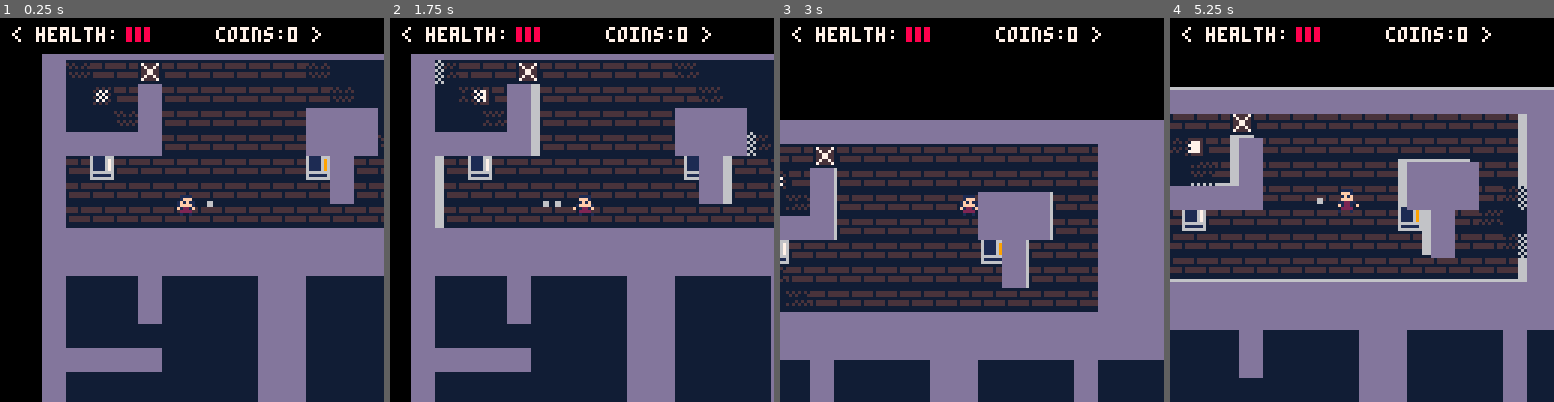
Above: before the commit, frames 1-4 (left to right).
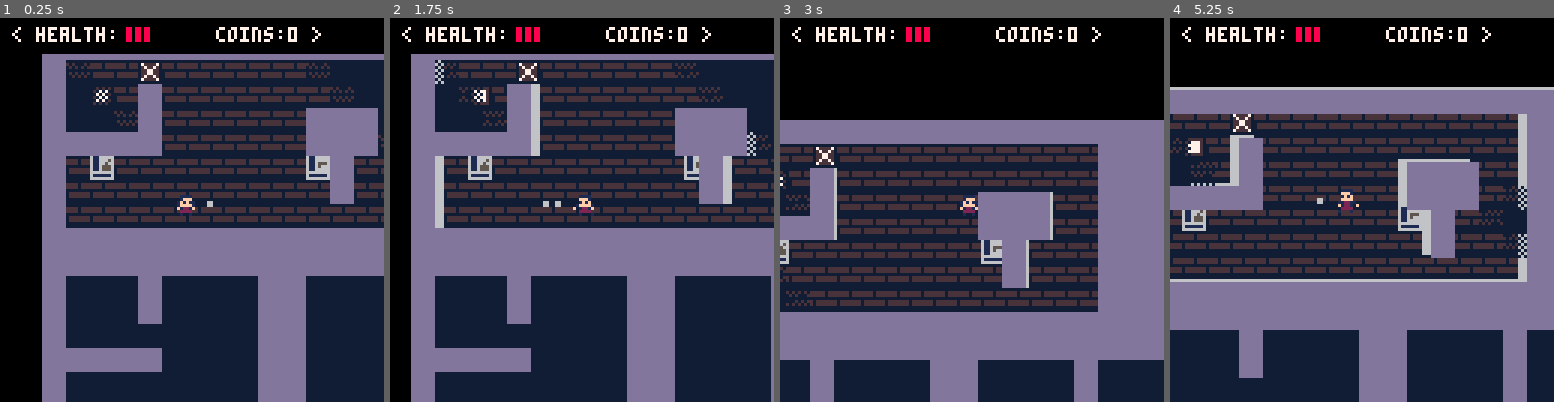
Above: after the commit, the same moments.

Repository: TripleADC/ZombiePico8
Game: PICO-8 cartridge zom8.p8
Same seed, same stepped clock (60 frames per second), same inputs: the game is played once before the commit and once after it.
Inputs:
- Up to frame 1 (0.25 s): no input
- Up to frame 2 (1.75 s): tap X (X key) at 0.33, 1.07 s; tap O (Z key) at 0.7, 1.7 s; hold Right from 1.6 s (still down)
- Up to frame 3 (3 s): tap X (X key) at 1.85, 2.97 s; release Right at 2.1 s; tap O (Z key) at 2.1, 2.5, 2.9 s; hold Up 2.15-2.42 s; hold Right from 2.47 s (still down)
- Up to frame 4 (5.25 s): release Right at 3.03 s; hold Left 3.08-3.58 s; tap O (Z key) every 0.4 s from 3.3 to 4.9 s; hold Down 3.63-3.97 s; hold Right 4.02-4.68 s; tap X (X key) at 4.08, 5.2 s; hold Up 4.73-5.03 s; hold Left from 5.08 s (still down)

The runs differ from the first frame. In frame 1, 0.2% of the frame differs, in the area x 25-86%, y 35-40%; in frame 2, 0.2%; in frame 3, 0.1%; in frame 4, 0.2%.

Commit message:
Added bomb weapon
Also accompanying explosion particles

Diff:
--- a/zom8.p8
+++ b/zom8.p8
@@ -42,6 +42,9 @@
     --projectile init
     proj={}
 
+    --bombs init
+    bombs={}
+
     -- particles init
     particles={}
 
@@ -83,6 +86,10 @@
     -- projectile
     for projectile in all(proj) do
         projectile:draw()
+    end
+
+    for bomb in all(bombs) do
+        bomb:draw()
     end
 
     -- particles
@@ -134,6 +141,10 @@
     -- projectiles
     for projectile in all(proj) do
         projectile:update()
+    end
+
+    for bomb in all(bombs) do
+        bomb:update(p)
     end
 
     -- spawners
@@ -171,16 +182,17 @@
 
         health=3,
 
-        invincible=false,
         shielded=false,
-        invincible_frames=30,
+        invincible_frames=0,
 
         sp=17,
         sp_frames=0,
         sp_flip=false,
         facing=1,
 
-        shotgun_frames=0,
+        -- 0 = pistol, 1 = shotgun, 2 = bomb, 3 = laser
+        weapon=0,
+        reload_frames=0,
 
         coins=0,
 
@@ -229,11 +241,12 @@
                     if(vend.perk == 1) then
                         self.health += 1
                     elseif(vend.perk == 2) then
-                        self.shotgun_frames = 300
+                        self.weapon = 1
                     elseif(vend.perk == 3) then
                         self.invincible_frames = 300
-                        self.invincible = true
                         self.shielded = true
+                    elseif(vend.perk == 4) then
+                        self.weapon = 2
                     end
                     self.coins -= vend.cost
                 else
@@ -242,28 +255,36 @@
                 end
             elseif btnp(🅾️) then
                 if self.facing == 1 then -- right
-                    make_projectile(self, 1, 0)
-                    if(self.shotgun_frames > 0) then
-                        make_projectile(self, 1, 0.3)
-                        make_projectile(self, 1, -0.3)
+                    if(self.weapon == 0) then
+                        make_projectile(self, 1, 0)
+                    elseif(self.weapon == 1 and self.reload_frames == 0) then
+                        make_shotgun_proj(self, 1, 0, 0, 0.3)
+                    elseif(self.weapon == 2 and self.reload_frames == 0) then
+                        make_bomb(self, 0.5, 0)
                     end
                 elseif self.facing == 2 then -- down
-                    make_projectile(self, 0, 1)
-                    if(self.shotgun_frames > 0) then
-                        make_projectile(self, -0.3, 1)
-                        make_projectile(self, 0.3, 1)
+                    if(self.weapon == 0) then
+                        make_projectile(self, 0, 1)
+                    elseif(self.weapon == 1 and self.reload_frames == 0) then
+                        make_shotgun_proj(self, 0, 1, 0.3, 0)
+                    elseif(self.weapon == 2 and self.reload_frames == 0) then
+                        make_bomb(self, 0, 0.5)
                     end
                 elseif self.facing == 3 then -- left
-                    make_projectile(self, -1, 0)
-                    if(self.shotgun_frames > 0) then
-                        make_projectile(self, -1, 0.3)
-                        make_projectile(self, -1, -0.3)
+                    if(self.weapon == 0) then
+                        make_projectile(self, -1, 0)
+                    elseif(self.weapon == 1 and self.reload_frames == 0) then
+                        make_shotgun_proj(self, -1, 0, 0, 0.3)
+                    elseif(self.weapon == 2 and self.reload_frames == 0) then
+                        make_bomb(self, -0.5, 0)
                     end
                 else -- up
-                    make_projectile(self, 0, -1)
-                     if(self.shotgun_frames > 0) then
-                       make_projectile(self, 0.3, -1)
-                       make_projectile(self, -0.3, -1)
+                    if(self.weapon == 0) then
+                        make_projectile(self, 0, -1)
+                    elseif(self.weapon == 1 and self.reload_frames == 0) then
+                       make_shotgun_proj(self, 0, -1, 0.3, 0)
+                    elseif(self.weapon == 2 and self.reload_frames == 0) then
+                        make_bomb(self, 0, -0.5)
                     end
                 end
             end
@@ -293,9 +314,9 @@
                 self.sp += 1
             end
 
-            if self.invincible and not self.shielded then
+            if self.invincible_frames > 0 and not self.shielded then
                 self.sp = 25
-            elseif self.invincible and self.shielded then
+            elseif self.invincible_frames > 0 and self.shielded then
                 print('<', self.x*8-8,self.y*8-2,7)
                 print('<', self.x*8-7,self.y*8-2,7)
                 print('>', self.x*8+4,self.y*8-2,7)
@@ -310,18 +331,16 @@
 
         update=function(self)
             -- invincibility
-            if self.invincible then
+            if self.invincible_frames > 0 then
                 self.invincible_frames -= 1
-
-                if self.invincible_frames <= 0 then
-                    self.invincible = false
-                    self.shielded = false
-                    self.invincible_frames = 30
-                end
-            end
-
-            if self.shotgun_frames > 0 then
-                self.shotgun_frames -= 1
+            end
+
+            if(self.invincible_frames == 0) then
+                self.shielded = false
+            end
+
+            if self.reload_frames > 0 then
+                self.reload_frames -= 1
             end
 
             -- wall collide
@@ -345,7 +364,7 @@
 
         lose_health=function(self)
             self.health-=1
-            self.invincible=true
+            self.invincible_frames=30
         end,
 
         ui=function(self)
@@ -457,9 +476,10 @@
             draw_health(self, -2, 0, -6, -7)
 		end,
 
-        lose_health=function(self, pl)
-            self.health-=1
+        lose_health=function(self, pl, amt)
+            self.health-=amt
             self.hit=true
+            make_particles(self.x, self.y, 8)
 
             if self.health == 0 then
                 pl.coins+=200
@@ -489,8 +509,8 @@
             if(shakestart) then
                 self.dirx = rnd()
                 self.diry = rnd()
-                self.shakex=5+rnd(10)
-                self.shakey=5+rnd(10)
+                self.shakex=6+rnd(9)
+                self.shakey=6+rnd(9)
 
                 if(self.dirx < 0.5) self.shakex *= -1
                 if(self.diry < 0.5) self.shakey *= -1
@@ -556,12 +576,12 @@
 
             self.boxed_wall = spr_under == 7
             self.boxed_barrier = spr_under == 8
-            self.boxed_vending = spr_under >= 50 and spr_under <= 52
+            self.boxed_vending = spr_under >= 50 and spr_under <= 53
          end,
 
-         draw_box_wall=function(self, w, p)
+         draw_box_wall=function(self, p)
             if(self.boxed_wall) then
-                wall = in_set(w, flr(self.x), flr(self.y))
+                wall = in_set(walls, flr(self.x), flr(self.y))
                 rect(wall.x1 * 8, wall.y1 * 8, wall.x2 * 8 - 1, wall.y2 * 8 - 1, 7)
                 if(not coinmsg) then
                     set_msg('< build wall? >', -30)
@@ -569,9 +589,9 @@
             end
          end,
 
-         draw_box_vending=function(self, v, p)
+         draw_box_vending=function(self, p)
             if(self.boxed_vending) then
-                vend = in_set(v, flr(self.x), flr(self.y))
+                vend = in_set(vending, flr(self.x), flr(self.y))
                 rect(vend.x1 * 8, vend.y1 * 8, vend.x2 * 8 - 1, vend.y2 * 8 - 1, 7)
                 if(not coinmsg) then
                     set_msg('< '..vend.msg..' -> cost:'..vend.cost..' >', vend.text_offset)
@@ -579,9 +599,9 @@
             end
          end,
 
-         draw_box_barrier=function(self,b,p)
+         draw_box_barrier=function(self,p)
             if(self.boxed_barrier) then
-                bar = in_set(b, flr(self.x), flr(self.y))
+                bar = in_set(barriers, flr(self.x), flr(self.y))
                 rect(bar.x1 * 8, bar.y1 * 8, bar.x2 * 8, bar.y2 * 8,7)
                 if(not coinmsg) then
                     set_msg('< break barrier? -> cost:'..cost..' >', -58)
@@ -618,11 +638,7 @@
 function make_particles(mainx, mainy, colour)
     local numparticles = flr(rnd(6)) + 1
     for i=0, numparticles do
-        local dx = rnd(0.4) + 0.05
-        local dxdir = rnd()
-        if(dxdir < 0.5) then
-            dx*=-1
-        end
+        local dx = -0.4 + rnd(0.8)
         add(particles, make_particle(mainx, mainy, dx, -rnd(1)+0.1,colour))
     end
 end
@@ -649,10 +665,67 @@
                     if(self.y*8 >= self.inity*8 + 8) then
                         del(particles, self)
                     end
-
                 end
                 }
     return particle
+end
+
+function make_explosions(mainx, mainy, colour)
+    local numparticles = flr(rnd(6)) + 1
+    for i=0, numparticles do
+        add(particles, make_explosion(mainx + (-0.75 + rnd(1.5)), mainy + (-0.75 + rnd(1.5)), rnd(15), colour))
+        add(particles, make_smoke(mainx + (-0.75 + rnd(1.5)), mainy + (-0.75 + rnd(1.5)), rnd(11)))
+    end
+end
+
+function make_explosion(mainx, mainy, r, col)
+    ex_particle = {x = mainx,
+                y = mainy,
+                colour = col,
+                rad = r,
+                radx = 0.5,
+
+                draw=function(self)
+                    circfill(self.x*8, self.y*8, self.rad, self.colour)
+                end,
+
+                update=function(self)
+                    if(self.rad > 0) then
+                        self.rad -= self.radx
+                    else
+                        del(particles, self)
+                    end
+                end
+                }
+
+    return ex_particle
+end
+
+function make_smoke(mainx, mainy, r)
+    smoke = {x = mainx,
+            y = mainy,
+            dx = 0.25,
+            dy = 0.25,
+            rad = r,
+            radx = 0.5,
+
+            draw=function(self)
+                circfill(self.x*8, self.y*8, self.rad, 7)
+            end,
+
+            update=function(self)
+                self.x += self.dx
+                self.y -= self.dy
+
+                if(self.rad > 0) then
+                    self.rad -= self.radx
+                else
+                    del(particles, self)
+                end
+            end
+            }
+
+    return smoke
 end
 
 function make_projectile(p, pdx, pdy)
@@ -690,6 +763,65 @@
     )
 end
 
+function make_shotgun_proj(p, mainx, mainy, offsetx, offsety)
+    make_projectile(p, mainx, mainy)
+    make_projectile(p, mainx+offsetx, mainy+offsety)
+    make_projectile(p, mainx-offsetx, mainy-offsety)
+    p.reload_frames = 30
+end
+
+function make_bomb(p, pdx, pdy)
+    add(bombs, {sp=64,
+                x=p.x,
+                y=p.y,
+                w=0.25,
+                h=0.25,
+                dx=pdx,
+                dy=pdy,
+                timer = 45,
+
+                draw=function(self)
+                    rect(self.x*8 - 16, self.y*8 - 16, self.x*8 + 16, self.y*8 + 16, 7)
+                    spr(self.sp,(self.x*8)-4,(self.y*8)-4)
+                end,
+
+                update=function(self, pl)
+                    if not solid_area(self.x+self.dx,self.y,self.w,self.h) then
+                        self.x+=self.dx
+                    else
+                        self.dx*=-0.5
+                        self.x+=self.dx
+                    end
+
+                    if not solid_area(self.x,self.y+self.dy,self.w,self.h) then
+                        self.y+=self.dy
+                    else
+                        self.dy*=-0.5
+                        self.y+=self.dy
+                    end
+
+                    self.dx *= (frict - 0.075)
+                    self.dy *= (frict - 0.075)
+
+                    self.timer -= 1
+                    if(self.timer == 0) then
+                        make_explosions(self.x, self.y, 9)
+                        make_explosions(self.x, self.y, 1)
+                        del(bombs, self)
+
+                        for zombie in all(zombies) do
+                            if(self.x - 2 <= zombie.x and zombie.x <= self.x + 2) and
+                                (self.y - 2 <= zombie.y and zombie.y <= self.y + 2) then
+                                zombie:lose_health(pl, 2)
+                                shakestart=true
+                            end
+                        end
+                    end
+                end
+    })
+    p.reload_frames = 30
+end
+
 function make(spr)
     arr={}
     for j=0, map_height do
@@ -797,9 +929,11 @@
             if(mget(j,i) == 50) then
                 add(arr, get_vending(j,i,1,500,'+1 health?',-50))
             elseif(mget(j, i) == 51) then
-                add(arr, get_vending(j,i,2,1000,'temp shotgun?',-57))
+                add(arr, get_vending(j,i,2,1000,'buy shotgun?',-57))
             elseif(mget(j, i) == 52) then
                 add(arr, get_vending(j,i,3,1000,'invul shield?',-59))
+            elseif(mget(j, i) == 53) then
+                add(arr, get_vending(j,i,4,1000,'buy bombs?', -50))
             end
         end
     end
@@ -985,7 +1119,7 @@
 -->8
 -- enemy collisions
 function enemy_collide(p, z)
-    if not p.invincible and detect_collide(p, z, 0.5) then
+    if p.invincible_frames == 0 and detect_collide(p, z, 0.5) then
         p:lose_health()
 
         -- both going same direction, repel one
@@ -1009,9 +1143,8 @@
 
 function projectile_collide(z, pr, pl)
     if detect_collide(pr, z, 0.5) then
-        z:lose_health(pl)
+        z:lose_health(pl, 1)
         del(proj, pr)
-        make_particles(z.x, z.y, 8)
     end
 end
 
@@ -1084,21 +1217,21 @@
 0000000000b1110b001111000011110b001111000088880800000000000000000000000000000000000000000000000000000000000000000000000000000000
 00000000001133000011330000113300001133000088880000000000000000000000000000000000000000000000000000000000000000000000000000000000
 00000000003000100300010000300010030001000080008000000000000000000000000000000000000000000000000000000000000000000000000000000000
-00000000000000006111166661111666611116660000000000000000000000000000000000000000000000000000000000000000000000000000000000000000
-00000000000000006111168661111696611116760000000000000000000000000000000000000000000000000000000000000000000000000000000000000000
-00000000000000006111168661111696611116760000000000000000000000000000000000000000000000000000000000000000000000000000000000000000
-00000000000660006111168661111696611116760000000000000000000000000000000000000000000000000000000000000000000000000000000000000000
-00000000000660006111168661111696611116760000000000000000000000000000000000000000000000000000000000000000000000000000000000000000
-00000000000000006666666666666666666666660000000000000000000000000000000000000000000000000000000000000000000000000000000000000000
-00000000000000006111111661111116611111160000000000000000000000000000000000000000000000000000000000000000000000000000000000000000
-00000000000000006666666666666666666666660000000000000000000000000000000000000000000000000000000000000000000000000000000000000000
-00000000000000000000000000000000000000000000000000000000000000000000000000000000000000000000000000000000000000000000000000000000
-00000000000000000000000000000000000000000000000000000000000000000000000000000000000000000000000000000000000000000000000000000000
-00000000000000000000000000000000000000000000000000000000000000000000000000000000000000000000000000000000000000000000000000000000
-00000000000000000000000000000000000000000000000000000000000000000000000000000000000000000000000000000000000000000000000000000000
-00000000000000000000000000000000000000000000000000000000000000000000000000000000000000000000000000000000000000000000000000000000
-00000000000000000000000000000000000000000000000000000000000000000000000000000000000000000000000000000000000000000000000000000000
-00000000000000000000000000000000000000000000000000000000000000000000000000000000000000000000000000000000000000000000000000000000
+00000000000000006116666661166666611666666116666600000000000000000000000000000000000000000000000000000000000000000000000000000000
+00000000000000006116868661166666611677766116665600000000000000000000000000000000000000000000000000000000000000000000000000000000
+00000000000000006116888661165556611677766116656600000000000000000000000000000000000000000000000000000000000000000000000000000000
+00000000000660006116686661165666611677766116555600000000000000000000000000000000000000000000000000000000000000000000000000000000
+00000000000660006116666661166666611667666116555600000000000000000000000000000000000000000000000000000000000000000000000000000000
+00000000000000006666666666666666666666666666666600000000000000000000000000000000000000000000000000000000000000000000000000000000
+00000000000000006111111661111116611111166111111600000000000000000000000000000000000000000000000000000000000000000000000000000000
+00000000000000006666666666666666666666666666666600000000000000000000000000000000000000000000000000000000000000000000000000000000
+00000000000000000000000000000000000000000000000000000000000000000000000000000000000000000000000000000000000000000000000000000000
+00000900000000000000000000000000000000000000000000000000000000000000000000000000000000000000000000000000000000000000000000000000
+00006000000000000000000000000000000000000000000000000000000000000000000000000000000000000000000000000000000000000000000000000000
+00776700000000000000000000000000000000000000000000000000000000000000000000000000000000000000000000000000000000000000000000000000
+00666600000000000000000000000000000000000000000000000000000000000000000000000000000000000000000000000000000000000000000000000000
+00666600000000000000000000000000000000000000000000000000000000000000000000000000000000000000000000000000000000000000000000000000
+00666600000000000000000000000000000000000000000000000000000000000000000000000000000000000000000000000000000000000000000000000000
 00000000000000000000000000000000000000000000000000000000000000000000000000000000000000000000000000000000000000000000000000000000
 00000000000000000000000000000000000000000000000000000000000000000000000000000000000000000000000000000000000000000000000000000000
 00000000000000000000000000000000000000000000000000000000000000000000000000000000000000000000000000000000000000000000000000000000
@@ -1126,7 +1259,7 @@
 00000000000000000000000000000000000000000000000000000000000000000000000000000000000000000000000000000000000000000000000000000000
 20202020202020202020202020202020202020202020202020202020202020200000000000000000000000000000000000000000000000000000000000000000
 __gff__
-0000010001000000010000000000000000000000000000000000000000000000000000000000000000000000000000000000030303000000000000000000000000000000000000000000000000000000000000000000000000000000000000000000000000000000000000000000000000000000000000000000000000000000
+0000010001000000010000000000000000000000000000000000000000000000000000000000000000000000000000000000030303030000000000000000000000000000000000000000000000000000000000000000000000000000000000000000000000000000000000000000000000000000000000000000000000000000
 0000000000000000000000000000000000000000000000000000000000000000000000000000000000000000000000000000000000000000000000000000000000000000000000000000000000000000000000000000000000000000000000000000000000000000000000000000000000000000000000000000000000000000
 __map__
 0202020202020202020202020202020202020202020202020202020202020202000000000000000000000000000000000000000000000000000000000000000000000000000000000000000000000000000000000000000000000000000000000000000000000000000000000000000000000000000000000000000000000000
@@ -1134,7 +1267,7 @@
 0205060502050505050505050505050508080805050505050505050505050502000000000000000000000000000000000000000000000000000000000000000000000000000000000000000000000000000000000000000000000000000000000000000000000000000000000000000000000000000000000000000000000000
 0205050502050505050505020202050502020205050505050505050505050502000000000000000000000000000000000000000000000000000000000000000000000000000000000000000000000000000000000000000000000000000000000000000000000000000000000000000000000000000000000000000000000000
 0202020202050505050505020202050502020205050505050505050505050502000000000000000000000000000000000000000000000000000000000000000000000000000000000000000000000000000000000000000000000000000000000000000000000000000000000000000000000000000000000000000000000000
-0205340505050505050505330205050502020205050505050505050505050502000000000000000000000000000000000000000000000000000000000000000000000000000000000000000000000000000000000000000000000000000000000000000000000000000000000000000000000000000000000000000000000000
+0205350505050505050505330205050502020205050505050505050505050502000000000000000000000000000000000000000000000000000000000000000000000000000000000000000000000000000000000000000000000000000000000000000000000000000000000000000000000000000000000000000000000000
 0205050505050505050505050205050502020205050505050505050505050502000000000000000000000000000000000000000000000000000000000000000000000000000000000000000000000000000000000000000000000000000000000000000000000000000000000000000000000000000000000000000000000000
 0205050505050505050505050505050502020205050505050505050505050502000000000000000000000000000000000000000000000000000000000000000000000000000000000000000000000000000000000000000000000000000000000000000000000000000000000000000000000000000000000000000000000000
 0202020202020202020202020808020202020205050505050505050505050502000000000000000000000000000000000000000000000000000000000000000000000000000000000000000000000000000000000000000000000000000000000000000000000000000000000000000000000000000000000000000000000000
@@ -1152,7 +1285,6 @@
 0205050505050505050505050505050505050505050505050505050505050502000000000000000000000000000000000000000000000000000000000000000000000000000000000000000000000000000000000000000000000000000000000000000000000000000000000000000000000000000000000000000000000000
 0205050505050505050505050505050505050505050505050505050505050502000000000000000000000000000000000000000000000000000000000000000000000000000000000000000000000000000000000000000000000000000000000000000000000000000000000000000000000000000000000000000000000000
 0205050505050505050505050505050505050505050505050505050505050502000000000000000000000000000000000000000000000000000000000000000000000000000000000000000000000000000000000000000000000000000000000000000000000000000000000000000000000000000000000000000000000000
-0205050505050905050505050505050205050505050505050505050505050502000000000000000000000000000000000000000000000000000000000000000000000000000000000000000000000000000000000000000000000000000000000000000000000000000000000000000000000000000000000000000000000000
 0205050505050505050505050505050205050505050505050505050505050502000000000000000000000000000000000000000000000000000000000000000000000000000000000000000000000000000000000000000000000000000000000000000000000000000000000000000000000000000000000000000000000000
 0205050505050505050505050505050205050505050505050505050505050502000000000000000000000000000000000000000000000000000000000000000000000000000000000000000000000000000000000000000000000000000000000000000000000000000000000000000000000000000000000000000000000000
 0205050505050505050505050505050205050505050505050505050505050502000000000000000000000000000000000000000000000000000000000000000000000000000000000000000000000000000000000000000000000000000000000000000000000000000000000000000000000000000000000000000000000000
@@ -1161,3 +1293,4 @@
 0205050505050505050505050505050205050505050505050505050505050502000000000000000000000000000000000000000000000000000000000000000000000000000000000000000000000000000000000000000000000000000000000000000000000000000000000000000000000000000000000000000000000000
 0205050505050505050505050505050205050505050505050505050505050502000000000000000000000000000000000000000000000000000000000000000000000000000000000000000000000000000000000000000000000000000000000000000000000000000000000000000000000000000000000000000000000000
 0205050505050505050505050505050205050505050505050505050505050502000000000000000000000000000000000000000000000000000000000000000000000000000000000000000000000000000000000000000000000000000000000000000000000000000000000000000000000000000000000000000000000000
+0205050505050505050505050505050205050505050505050505050505050502000000000000000000000000000000000000000000000000000000000000000000000000000000000000000000000000000000000000000000000000000000000000000000000000000000000000000000000000000000000000000000000000
